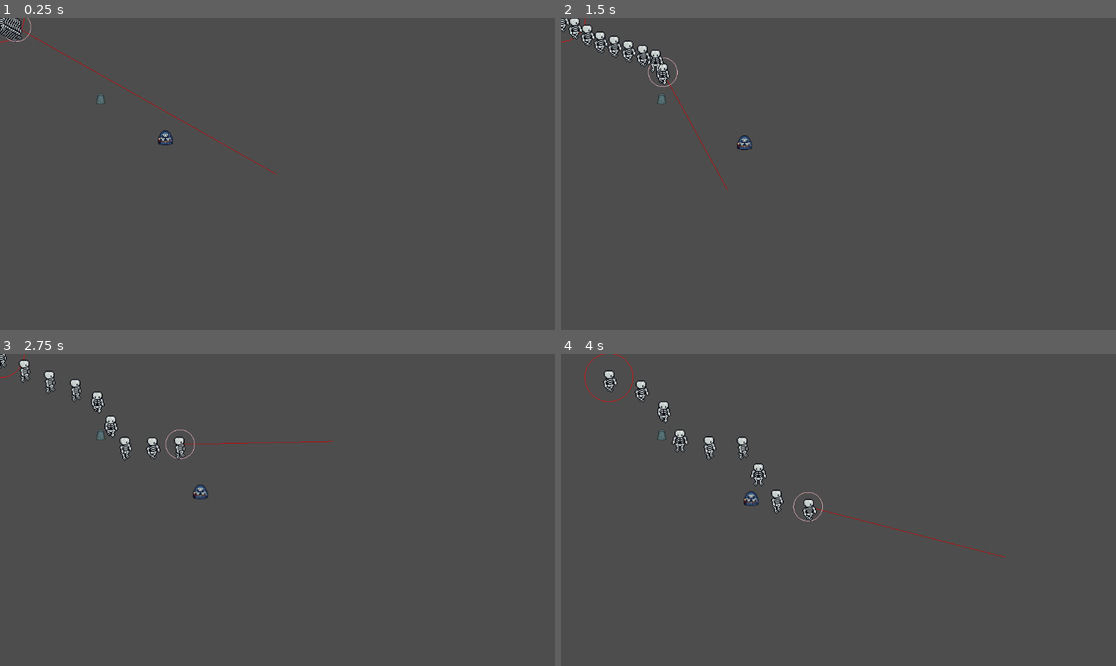
Above: before the commit, frames 1-4 (two rows, left to right).
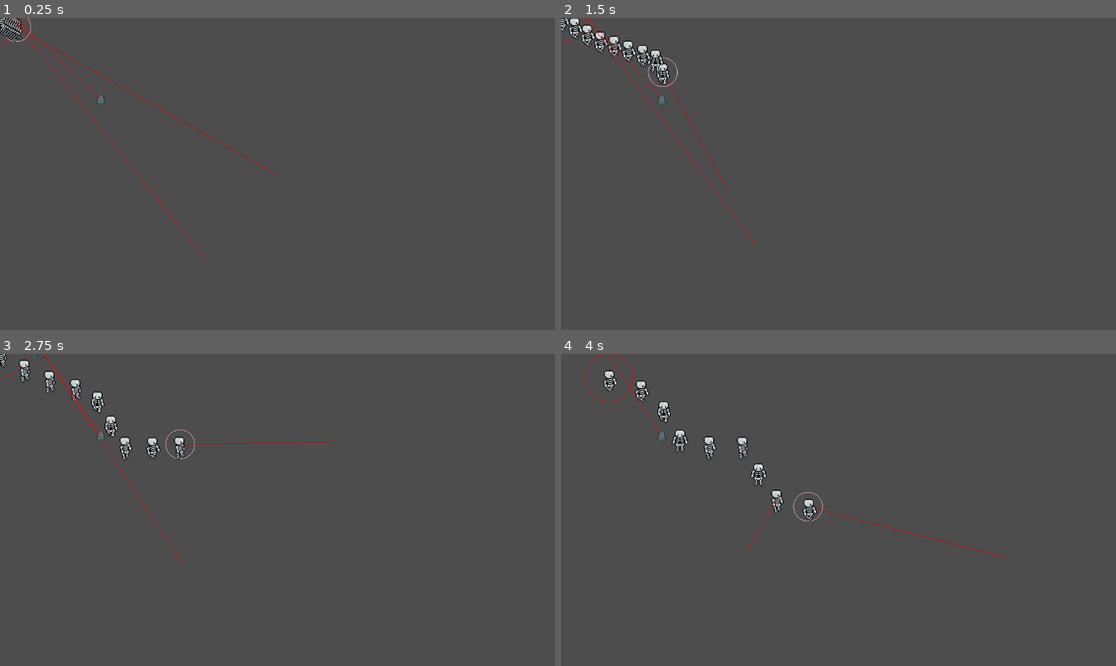
Above: after the commit, the same moments.

Repository: iris-nkhn/Mini-Jam-208
Game: Godot game, scene res://scenes/root.tscn
Two runs of this game, one before a commit and one after it. Both use one fixed random seed, a clock stepped at 60 frames per second and the inputs below. The engine's default icon, where the game draws it, is replaced by a stand-in: a white triangle on a blue panel in a dark square.
Inputs (mouse positions are in pixels of both pictures, inside the frame that each line leads up to):
- Up to frame 1 (0.25 s): no input
- Up to frame 2 (1.5 s): move the mouse to (960, 158) at 0.52 s; hold D (Right) 0.53-1.28 s; move the mouse to (727, 189) at 1.27 s; hold S (Down) from 1.28 s (still down)
- Up to frame 3 (2.75 s): move the mouse to (333, 441) at 2.02 s; release S (Down) at 2.03 s; hold D (Right) from 2.03 s (still down)
- Up to frame 4 (4 s): move the mouse to (810, 572) at 2.77 s; release D (Right) at 2.78 s; hold W (Up) 2.78-3.53 s; move the mouse to (1005, 556) at 3.52 s; hold A (Left) from 3.53 s (still down)

The runs differ from the first frame. In frame 1, 0.3% of the frame differs, in the area x 2-38%, y 0-78%; in frame 2, 0.3%; in frame 3, 0.3%; in frame 4, 0.2%.

Commit message:
work on the knight

Diff:
--- a/project.godot
+++ b/project.godot
@@ -19,6 +19,7 @@
 
 Banner="*uid://nlc7wmk4ddmy"
 Leader="*uid://c4noyvt4p4kvi"
+Necro="*uid://cq6bsdr6wjdp6"
 
 [display]
 
--- a/scenes/enemies/enemy.gd
+++ b/scenes/enemies/enemy.gd
@@ -2,18 +2,24 @@
 
 enum undead_types{NORMAL, SWORD, ARCHER, HALBERD}
 @export var type : undead_types
-var target : Node2D = self
+var target : Node2D = Necro
 @export var speed : float = 10
+@export var attack_radius : float = 50
+@export var damage : int = 1
 
 # Called when the node enters the scene tree for the first time.
 func _ready() -> void:
 
 	pass # Replace with function body.
 
+func _draw() -> void:
+	print(to_local(target.global_position))
+	draw_line(Vector2.ZERO,to_local(target.global_position),Color("Red"))
 
 # Called every frame. 'delta' is the elapsed time since the previous frame.
 func _process(delta: float) -> void:
-
+	queue_redraw()
+	attack_target()
 	pass
 
 func _physics_process(delta: float) -> void:
@@ -32,3 +38,7 @@
 	velocity = target.global_position - global_position
 	velocity = velocity.normalized() * speed
 	move_and_slide()
+
+func attack_target() -> void:
+	if global_position.distance_squared_to(target.global_position) <= attack_radius:
+		target.take_damage(damage)
--- a/scenes/enemies/knight/search_radius.gd
+++ b/scenes/enemies/knight/search_radius.gd
@@ -2,22 +2,29 @@
 
 # Called when the node enters the scene tree for the first time.
 func _ready() -> void:
-
+	queue_redraw()
 	pass # Replace with function body.
 
 
 # Called every frame. 'delta' is the elapsed time since the previous frame.
 func _process(delta: float) -> void:
-	owner.target = get_closest_target()
+	get_parent().target = get_closest_target()
 	pass
 
 func get_closest_target() -> Node2D:
 
 	var list : Array[Node2D]
-	var closest = owner.target
+	var closest = get_parent().target
 	list = get_overlapping_bodies()
 	for i in list:
-		if i is follower or i is necro:
-			if global_position.distance_squared_to(i.global_position) < global_position.distance_squared_to(closest.global_position):
-				closest = i
+		var a = global_position.distance_squared_to(i.global_position)
+		print(a)
+		var b = global_position.distance_squared_to(closest.global_position)
+		print(b)
+		var c = min(a,b)
+		if a == c:
+			closest = i
+		elif b == c:
+			closest = closest
+
 	return closest
--- a/scenes/follower/follower_1.gd
+++ b/scenes/follower/follower_1.gd
@@ -1,4 +1,6 @@
 class_name follower extends Node2D
+
+signal damage_taken(damage : int)
 
 @onready var controller = $Controller
 @onready var sprite = $Sprite2D
@@ -8,7 +10,7 @@
 var i : float = 0
 # Called when the node enters the scene tree for the first time.
 func _ready() -> void:
-
+	damage_taken.connect(Leader._on_damage_taken)
 	pass # Replace with function body.
 
 func _draw() -> void:
@@ -74,3 +76,6 @@
 		animator.play("move_up")
 	if _direction == "Down":
 		animator.play("move_down")
+
+func take_damage(damage : int) -> void:
+	damage_taken.emit(damage)
--- a/scenes/follower/follower_1.tscn
+++ b/scenes/follower/follower_1.tscn
@@ -376,7 +376,8 @@
 [node name="CollisionShape2D" type="CollisionShape2D" parent="Area2D" unique_id=870890676]
 shape = SubResource("CircleShape2D_s2ble")
 
-[node name="AnimatableBody2D" type="AnimatableBody2D" parent="." unique_id=280078989]
+[node name="AnimatableBody2D" type="CharacterBody2D" parent="." unique_id=641382878]
+collision_mask = 0
 
 [node name="CollisionShape2D" type="CollisionShape2D" parent="AnimatableBody2D" unique_id=239344784]
 shape = SubResource("CircleShape2D_s2ble")
--- a/scenes/leader/body.gd
+++ b/scenes/leader/body.gd
@@ -3,11 +3,13 @@
 #esto es un global coords
 var goal : Vector2
 var speed: float = 10000
-var segments = 10
+var initial_segments = 10
 var tail : Array[PathFollow2D]
 var debug_color : Color = Color(0.808, 0.0, 0.0, 1.0)
 var path : Curve2D = Curve2D.new()
 enum undead_types{NORMAL, SWORD, ARCHER, HALBERD}
+var life : int = 5
+var damage : int = 0
 
 @onready var enclosed_area : Area2D = $Area2D
 # Called when the node enters the scene tree for the first time.
@@ -21,7 +23,7 @@
 
 
 # Called every frame. 'delta' is the elapsed time since the previous frame.
-func _process(delta: float) -> void:
+func _process(_delta: float) -> void:
 	update_tail()
 
 	queue_redraw()
@@ -61,8 +63,14 @@
 	scene.set_sprite(undead_type)
 	return scene
 
+func remove_segment() -> void:
+	var segment_to_lose = tail.pop_back()
+	segment_to_lose.queue_free()
+
+	pass
+
 func initialize_tail() -> void:
-	for i in segments - 1 :
+	for i in initial_segments - 1 :
 		var segment : PathFollow2D = new_segment(undead_types.NORMAL)
 
 		segment.set_progress(16 * i)
@@ -80,8 +88,7 @@
 		path.remove_point(0)
 
 func check_closed_loop() -> bool:
-	var A = path.get_closest_point(position)
-	var B = position
+
 	if to_global(path.get_closest_point(position)).distance_to(global_position) <= 10:
 		return true
 	else: return false
@@ -118,3 +125,13 @@
 			new_segment(grave_type)
 	if polygon != null:
 		polygon.queue_free()
+
+func _on_damage_taken(_damage : int) -> void:
+	damage += _damage
+	if damage >= life:
+		damage = 0
+		lose_life()
+
+func lose_life() -> void:
+
+	pass
--- a/scenes/leader/leader.gd
+++ /dev/null
@@ -1,15 +0,0 @@
-extends Node2D
-
-
-
-# Called when the node enters the scene tree for the first time.
-func _ready() -> void:
-
-
-	pass # Replace with function body.
-
-
-# Called every frame. 'delta' is the elapsed time since the previous frame.
-func _process(delta: float) -> void:
-
-	pass
--- a/scenes/leader/leader.tscn
+++ b/scenes/leader/leader.tscn
@@ -11,6 +11,7 @@
 
 [node name="Leader" type="CharacterBody2D" unique_id=1288376457]
 rotation = 0.002458863
+collision_layer = 0
 collision_mask = 0
 script = ExtResource("1_mnww2")
 
--- a/scenes/necro/necro.tscn
+++ b/scenes/necro/necro.tscn
@@ -1,7 +1,7 @@
 [gd_scene format=3 uid="uid://cq6bsdr6wjdp6"]
 
 [ext_resource type="Script" uid="uid://bysn6bgdslxum" path="res://scenes/necro/necro.gd" id="1_jmj1b"]
-[ext_resource type="Texture2D" uid="uid://bfkdovg11bbud" path="res://icon.svg" id="2_7h2ay"]
+[ext_resource type="Texture2D" uid="uid://dkagkyf12bu0v" path="res://assets/characters/necrolord_spritesheet.png" id="2_7h2ay"]
 
 [sub_resource type="CircleShape2D" id="CircleShape2D_lkvh4"]
 
--- a/scenes/root.tscn
+++ b/scenes/root.tscn
@@ -1,53 +1,8 @@
 [gd_scene format=3 uid="uid://cqak04x7ktl1r"]
 
-[ext_resource type="PackedScene" uid="uid://cq6bsdr6wjdp6" path="res://scenes/necro/necro.tscn" id="1_j5px3"]
-[ext_resource type="Texture2D" uid="uid://dkagkyf12bu0v" path="res://assets/characters/necrolord_spritesheet.png" id="2_twpsu"]
 [ext_resource type="PackedScene" uid="uid://bwtvbuq2bhvir" path="res://scenes/enemies/tombstone/tombstone.tscn" id="3_lrqlo"]
-
-[sub_resource type="AtlasTexture" id="AtlasTexture_lrqlo"]
-atlas = ExtResource("2_twpsu")
-region = Rect2(0, 0, 48, 48)
-
-[sub_resource type="AtlasTexture" id="AtlasTexture_sqa0i"]
-atlas = ExtResource("2_twpsu")
-region = Rect2(48, 0, 48, 48)
-
-[sub_resource type="AtlasTexture" id="AtlasTexture_jh1ax"]
-atlas = ExtResource("2_twpsu")
-region = Rect2(96, 0, 48, 48)
-
-[sub_resource type="AtlasTexture" id="AtlasTexture_kycxp"]
-atlas = ExtResource("2_twpsu")
-region = Rect2(144, 0, 48, 48)
-
-[sub_resource type="SpriteFrames" id="SpriteFrames_j287u"]
-animations = [{
-"frames": [{
-"duration": 1.0,
-"texture": SubResource("AtlasTexture_lrqlo")
-}, {
-"duration": 1.0,
-"texture": SubResource("AtlasTexture_sqa0i")
-}, {
-"duration": 1.0,
-"texture": SubResource("AtlasTexture_jh1ax")
-}, {
-"duration": 1.0,
-"texture": SubResource("AtlasTexture_kycxp")
-}],
-"loop": true,
-"name": &"default",
-"speed": 5.0
-}]
 
 [node name="Root" type="Node2D" unique_id=2145283830]
 
-[node name="Necro" parent="." unique_id=1549876970 instance=ExtResource("1_j5px3")]
-position = Vector2(343, 249)
-
-[node name="AnimatedSprite2D" type="AnimatedSprite2D" parent="Necro" unique_id=2053515525]
-sprite_frames = SubResource("SpriteFrames_j287u")
-frame_progress = 0.62341744
-
 [node name="Tombstone" parent="." unique_id=1036289464 instance=ExtResource("3_lrqlo")]
 position = Vector2(209, 167)
Not shown, removed: scenes/leader/leader.gd.uid
